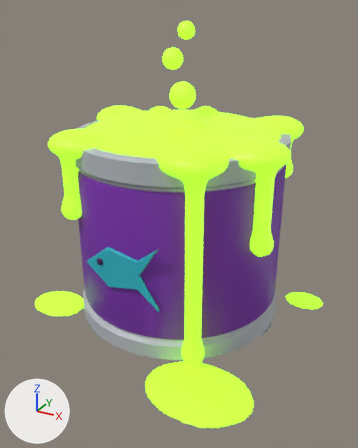
Renders of the FBX model samples/packs/zombie_cats/zc_toxic_can.fbx from each side of a commit.
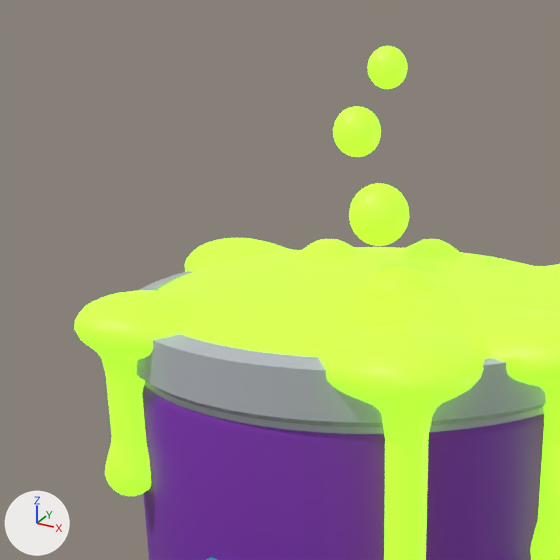
Each version appears first whole from a 50 mm camera at (0.742, -1.355, 0.999) aimed at (0.024, -0.049, 0.346), and next in a close-up on the part from 4% to 73% of the width and 0% to 55% of the height. The lights are fixed; the arrows at lower left show +X, +Y and +Z. The older version's two pictures come first. Where no turn or scale is listed for an object, it has been applied to the vertices.
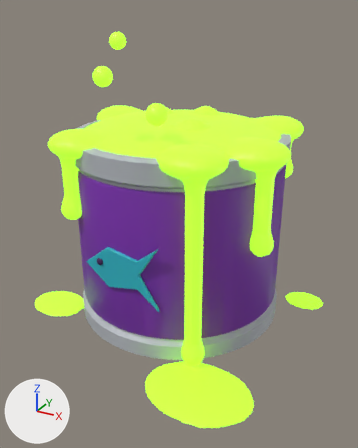
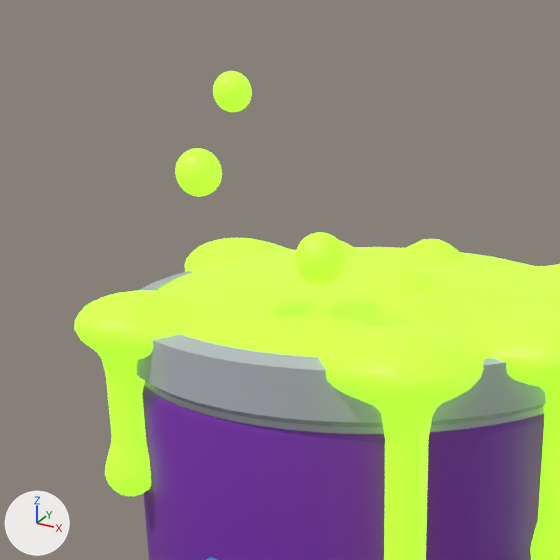
Pixel boxes [x1, y1, x2, y2] of what changed, in the close-ups (560 x 560 px):
'Sphere', moved, rescaled (15% narrower, 17% shorter): before [349, 183, 409, 246]; after [295, 232, 346, 284]
'Sphere.001', moved, rescaled: before [333, 106, 381, 157]; after [175, 148, 222, 196]
'Sphere.002', moved, rescaled: before [367, 46, 408, 89]; after [213, 71, 252, 112]

The edits, one by one:
me_sphere_006 is used by ob_sphere_002; location (0.01, 0.02, 0.935).
me_sphere_006 had 610 vertices, 1216 faces and spanned x -0.026..0.026, y -0.026..0.026, z -0.026..0.026.
me_sphere_006 now has 610 vertices, 1216 faces and spans x -0.02..0.02, y -0.02..0.02, z -0.02..0.02.
me_sphere_006 part 1: the whole mesh is scaled about its middle by 0.769.
me_sphere_004 is used by ob_sphere; location (0.02, -0.02, 0.755).
me_sphere_004 had 610 vertices, 1216 faces and spanned x -0.04..0.04, y -0.04..0.04, z -0.04..0.04.
me_sphere_004 now has 610 vertices, 1216 faces and spans x -0.03..0.03, y -0.03..0.03, z -0.03..0.03.
me_sphere_004 part 3: the whole mesh is scaled about its middle by 0.75.
me_sphere_005 is used by ob_sphere_001; location (-0.03, 0.01, 0.855).
me_sphere_005 had 610 vertices, 1216 faces and spanned x -0.032..0.032, y -0.032..0.032, z -0.032..0.032.
me_sphere_005 now has 610 vertices, 1216 faces and spans x -0.026..0.026, y -0.026..0.026, z -0.026..0.026.
me_sphere_005 part 2: the whole mesh is scaled about its middle by 0.812.
Object 'Sphere.002' (ob_sphere_002) moves from (0.01, 0.02, 0.935) to (0.02, -0.34, 0.925).
Object 'Sphere' (ob_sphere) moves from (0.02, -0.02, 0.755) to (0.05, -0.22, 0.735).
Object 'Sphere.001' (ob_sphere_001) moves from (-0.03, 0.01, 0.855) to (-0.06, -0.3, 0.835).
